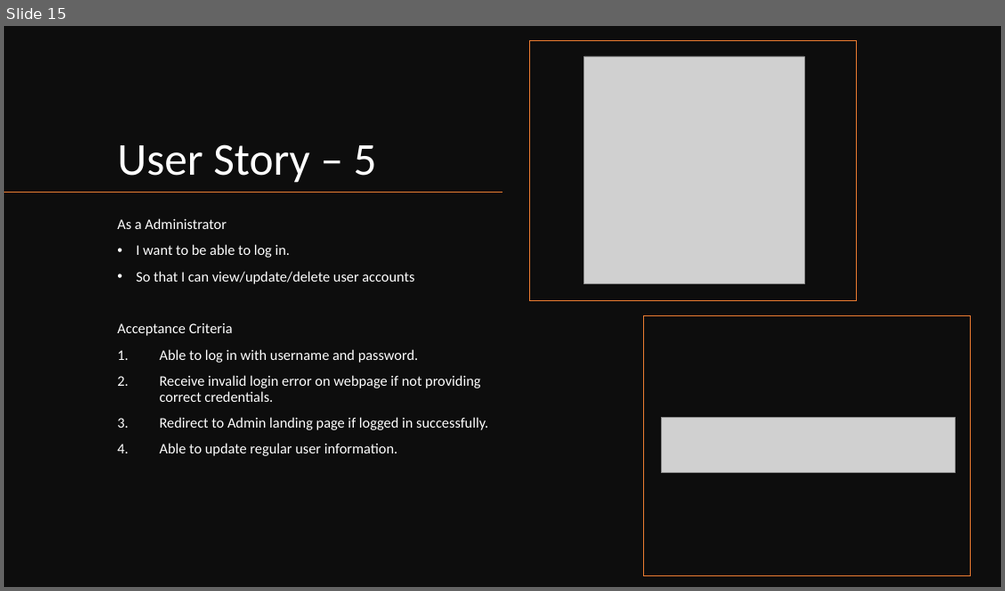
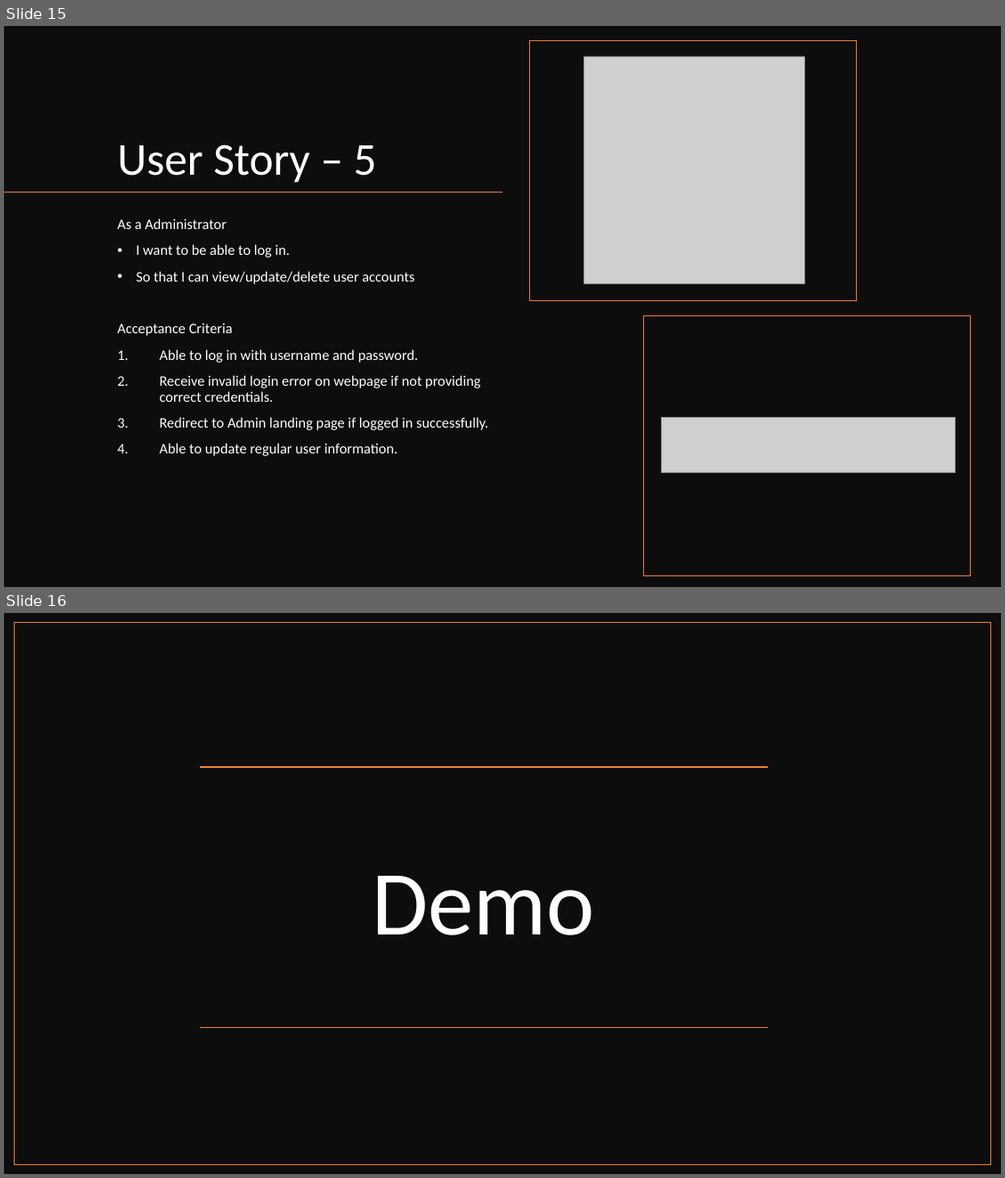
Before and after one commit to hpatel183/project-2-SuperStocks-Documentation, a slide deck: Documents/SuperStocks.pptx. Shown one above the other, each under a label of ours: slide 15 before the commit, slides 15 and 16 after it. The pictures are 1005x591 and 1005x1178 pixels, drawn with LibreOffice and Linux fonts; fonts in the diff are those of the drawing; grey boxes stand for pictures. Boxes give left, top, right and bottom in pixels: in the first picture for what was removed or moved away, otherwise in the second. Text is boxed around its words. In the diff, an @@ line names an element or a change of style, - is before the commit and + after.

```diff
--- a/Documents/SuperStocks.pptx
+++ b/Documents/SuperStocks.pptx
@@ slide 16 added at (x1=4, y1=613, x2=1001, y2=1174), background #FFFFFF @@
@@ rectangle added at (x1=4, y1=613, x2=1001, y2=1174), fill #0D0D0D @@
@@ rectangle added at (x1=15, y1=623, x2=991, y2=1165), outline #ED7D31 1 pt @@
@@ line added from (768, 767) to (200, 767), #ED7D31 1 pt @@
@@ title added at (x1=372, y1=876, x2=595, y2=935), 88 pt, text #FFFFFF @@
+Demo
@@ line added from (768, 1027) to (200, 1027), #ED7D31 1 pt @@
```
Also in this commit, not shown: 3 slides changed, 2 slides removed.
